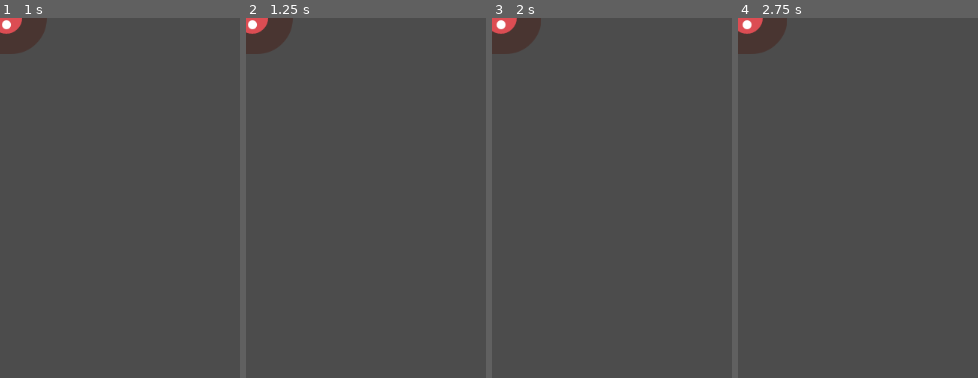
Above: before the commit, frames 1-4 (left to right).
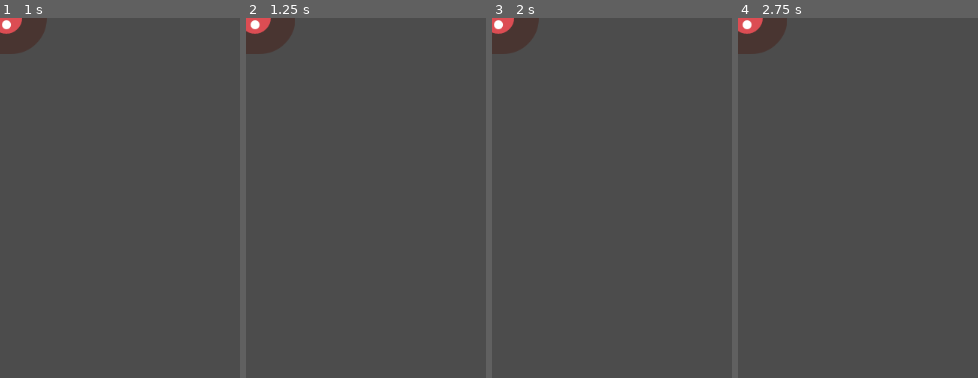
Above: after the commit, the same moments.

Repository: tristan-orourke/dodge-the-creeps
Game: Godot game, scene res://Mob.tscn
Two runs of this game, one before a commit and one after it. Both use one fixed random seed, a clock stepped at 60 frames per second and the inputs below. Before the commit the project has no main scene; this scene is started directly in both runs.
Inputs:
- Up to frame 1 (1 s): hold Right (move_right) from 0.53 s (still down)
- Up to frame 2 (1.25 s): keep holding Right (move_right)
- Up to frame 3 (2 s): release Right (move_right) at 1.28 s; hold Down (move_down) from 1.28 s (still down)
- Up to frame 4 (2.75 s): release Down (move_down) at 2.03 s; hold Right (move_right) from 2.03 s (still down)
The pictures show only the part of the screen within x 0-50%, y 0-50%; the shares and areas given below are measured in that part.

Frame 1 is identical in both runs. In frame 2, 0.2% of the frame differs, in the area x 0-21%, y 0-9%; in frame 3, 0.2%; in frame 4, nothing differs.

Commit message:
touchups to player and mob scenes

Diff:
--- a/Mob.gd
+++ b/Mob.gd
@@ -1,9 +1,9 @@
 extends RigidBody2D
 
 
-# Declare member variables here. Examples:
-# var a = 2
-# var b = "text"
+export (int) var min_speed # Minimum speed range.
+export (int) var max_speed # Maximum speed range.
+var mob_types = ["walk", "swim", "fly"]
 
 
 # Called when the node enters the scene tree for the first time.
--- a/Mob.tscn
+++ b/Mob.tscn
@@ -10,6 +10,11 @@
 
 [sub_resource type="SpriteFrames" id=1]
 animations = [ {
+"frames": [ ExtResource( 1 ), ExtResource( 2 ) ],
+"loop": true,
+"name": "walk",
+"speed": 4.0
+}, {
 "frames": [ ExtResource( 5 ), ExtResource( 6 ) ],
 "loop": true,
 "name": "fly",
@@ -18,12 +23,7 @@
 "frames": [ ExtResource( 3 ), ExtResource( 4 ) ],
 "loop": true,
 "name": "swim",
-"speed": 3.0
-}, {
-"frames": [ ExtResource( 1 ), ExtResource( 2 ) ],
-"loop": true,
-"name": "walk",
-"speed": 3.0
+"speed": 4.0
 } ]
 
 [sub_resource type="CapsuleShape2D" id=2]
@@ -37,6 +37,8 @@
 __meta__ = {
 "_edit_group_": true
 }
+min_speed = 150
+max_speed = 250
 
 [node name="AnimatedSprite" type="AnimatedSprite" parent="."]
 scale = Vector2( 0.75, 0.75 )
--- a/Player.gd
+++ b/Player.gd
@@ -43,7 +43,7 @@
 		$AnimatedSprite.flip_h = false
 
 
-func _on_Player_body_entered(body):
+func _on_Player_body_entered(_body):
 	hide() # Player disappers after being hit
 	emit_signal("hit")
 	# Must be deferred as we can't change physics properties on a physics callback
--- a/Player.tscn
+++ b/Player.tscn
@@ -24,6 +24,7 @@
 height = 14.0
 
 [node name="Player" type="Area2D"]
+position = Vector2( 220, 333 )
 script = ExtResource( 3 )
 __meta__ = {
 "_edit_group_": true
--- a/project.godot
+++ b/project.godot
@@ -11,6 +11,7 @@
 [application]
 
 config/name="Dodge the Creeps"
+run/main_scene="res://Player.tscn"
 config/icon="res://icon.png"
 
 [display]
